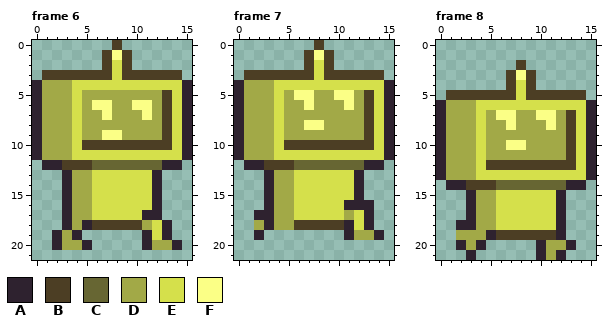
Pixel-art file: assets/images/player/player_run.aseprite. The picture above is the old version.
16x22 pixels, 8 frames. Shown: frame 6, frame 7, frame 8. The commit also changed other frames, which this record leaves out.
Palette (. is transparent): A #2e222f  B #4c3e24  C #676633  D #a2a947  E #d5e04b  F #fbff86
After the commit:
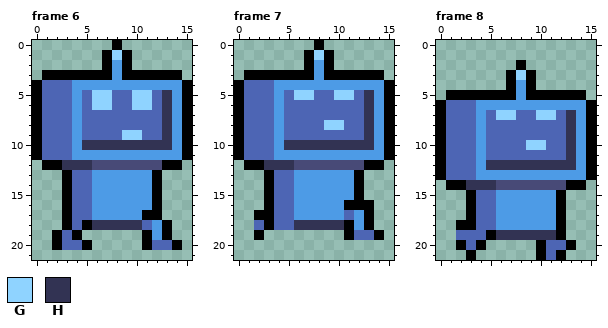
Colours new in this view: G #8fd3ff  H #323353
The author wrote: Fixed images for player, and dead animation
From old to new:
layer "Player_4" now hidden
layer "Player_3" now shown
@@ palette @@
-A #2e222f
+A #000000
-C #676633
+C #484a77
-D #a2a947
+D #4d65b4
-E #d5e04b
+E #4d9be6
--- frame 6, layer "Player_3"
@@ x 0..15 @@
- 0 ........B.......
- 1 .......BFB......
- 2 .......BEB......
- 3 .BBBBBBBEBBBBBB.
+ 0 ........A.......
+ 1 .......AGA......
+ 2 .......AEA......
+ 3 .AAAAAAAEAAAAAA.
  4 ADDDEEEEEEEEEEEA
- 5 ADDDEDDDDDDDDBEA
- 6 ADDDEDFFDDFFDBEA
- 7 ADDDEDDFDDDFDBEA
- 8 ADDDEDDDDDDDDBEA
- 9 ADDDEDDFFDDDDBEA
-10 ADDDEBBBBBBBBBEA
+ 5 ADDDEDGGDDGGDHEA
+ 6 ADDDEDGGDDGGDHEA
+ 7 ADDDEDDDDDDDDHEA
+ 8 ADDDEDDDDDDDDHEA
+ 9 ADDDEDDDDGGDDHEA
+10 ADDDEHHHHHHHHHEA
 11 ADDDEEEEEEEEEEEA
-12 .AABBBCCCCCCCAA.
+12 .AAHHHCCCCCCCAA.
 13 ...ADDEEEEEEA...
@@ x 4..12 @@
 17 DDEEEEEAA
-18 DABBBBBDE
+18 DAHHHHHDE
 19 A......AE
--- frame 7, layer "Player_3"
@@ x 0..15 @@
- 0 ........B.......
- 1 .......BFB......
- 2 .......BEB......
- 3 .BBBBBBBEBBBBBB.
+ 0 ........A.......
+ 1 .......AGA......
+ 2 .......AEA......
+ 3 .AAAAAAAEAAAAAA.
  4 ADDDEEEEEEEEEEEA
- 5 ADDDEDFFDDFFDBEA
- 6 ADDDEDDFDDDFDBEA
- 7 ADDDEDDDDDDDDBEA
- 8 ADDDEDDFFDDDDBEA
- 9 ADDDEDDDDDDDDBEA
-10 ADDDEBBBBBBBBBEA
+ 5 ADDDEDGGDDGGDHEA
+ 6 ADDDEDDDDDDDDHEA
+ 7 ADDDEDDDDDDDDHEA
+ 8 ADDDEDDDDGGDDHEA
+ 9 ADDDEDDDDDDDDHEA
+10 ADDDEHHHHHHHHHEA
 11 ADDDEEEEEEEEEEEA
-12 .AABBBCCCCCCCAA.
+12 .AAHHHCCCCCCCAA.
 13 ...ADDEEEEEEA...
@@ x 4..12 @@
 17 DDEEEEEDE
-18 DDBBBBBAE
+18 DDHHHHHAE
 19 .......AD
--- frame 8, layer "Player_3"
@@ x 0..15 @@
  1 ................
- 2 ........B.......
- 3 .......BFB......
- 4 .......BEB......
- 5 .BBBBBBBEBBBBBB.
+ 2 ........A.......
+ 3 .......AGA......
+ 4 .......AEA......
+ 5 .AAAAAAAEAAAAAA.
  6 ADDDEEEEEEEEEEEA
- 7 ADDDEDFFDDFFDBEA
- 8 ADDDEDDFDDDFDBEA
- 9 ADDDEDDDDDDDDBEA
-10 ADDDEDDFFDDDDBEA
-11 ADDDEDDDDDDDDBEA
-12 ADDDEBBBBBBBBBEA
+ 7 ADDDEDGGDDGGDHEA
+ 8 ADDDEDDDDDDDDHEA
+ 9 ADDDEDDDDDDDDHEA
+10 ADDDEDDDDGGDDHEA
+11 ADDDEDDDDDDDDHEA
+12 ADDDEHHHHHHHHHEA
 13 ADDDEEEEEEEEEEEA
-14 .AABBBCCCCCCCAA.
+14 .AAHHHCCCCCCCAA.
 15 ...ADDEEEEEEA...
@@ x 4..13 @@
 18 DDEEEEEEA.
-19 DABBBBBBA.
+19 DAHHHHHHA.
 20 A.....ADDA
Where, in picture pixels (left, top, right, bottom), the same in both pictures:
changed: (32, 40, 192, 250)
changed: (234, 40, 394, 240)
changed: (436, 60, 596, 260)
